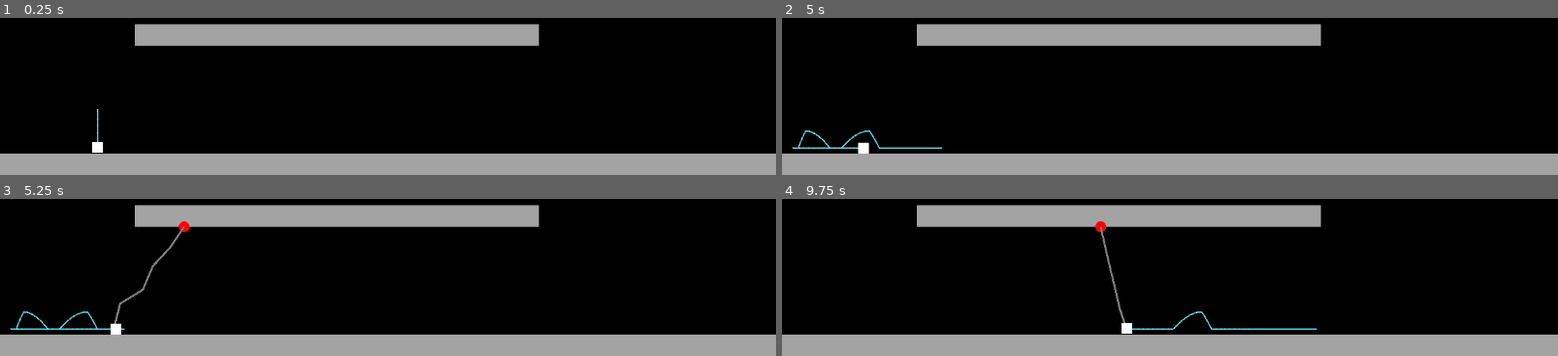
Above: before the commit, frames 1-4 (two rows, left to right).
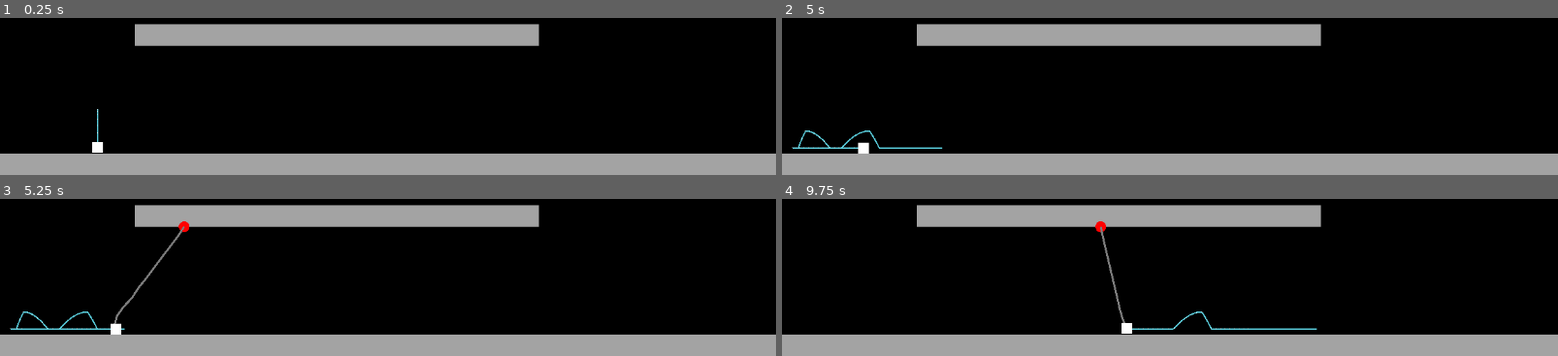
Above: after the commit, the same moments.

Repository: corodracode/rope-test
Game: Godot game, scene res://main.tscn
Same seed, same stepped clock (60 frames per second), same inputs: the game is played once before the commit and once after it.
Inputs (mouse positions are in pixels of both pictures, inside the frame that each line leads up to):
- Up to frame 1 (0.25 s): no input
- Up to frame 2 (5 s): tap Enter at 0.5 s; move the mouse to (1131, 44) at 0.52 s; hold D (right) 0.53-2.03 s; click (1131, 44) at 0.67 s; tap W (up) at 0.77, 1.52, 3.02, 3.77, 4.52 s; move the mouse to (1402, 22) at 1.27 s; move the mouse to (outside the picture) at 2.02 s; hold A (left) 2.03-4.28 s; move the mouse to (outside the picture) at 2.77 s; click (outside the picture) at 2.92 s; move the mouse to (outside the picture) at 3.52 s; move the mouse to (outside the picture) at 4.27 s; hold D (right) from 4.28 s (still down)
- Up to frame 3 (5.25 s): keep holding D (right); move the mouse to (outside the picture) at 5.02 s; click (outside the picture) at 5.17 s
- Up to frame 4 (9.75 s): move the mouse to (outside the picture) at 5.77 s; tap W (up) at 6.02, 6.77, 7.52, 9.02 s; move the mouse to (1131, 225) at 6.52 s; move the mouse to (1402, 203) at 7.27 s; click (1402, 203) at 7.42 s; move the mouse to (outside the picture) at 8.02 s; release D (right) at 8.03 s; hold A (left) 8.03-9.53 s; tap Space at 8.75 s; move the mouse to (outside the picture) at 8.77 s; tap Enter at 9.5 s; move the mouse to (outside the picture) at 9.52 s; hold D (right) from 9.53 s (still down); click (outside the picture) at 9.67 s

Frames 1-2 are identical in both runs. In frame 3, 0.3% of the frame differs, in the area x 14-24%, y 19-80%; in frame 4, less than 0.1%.

Commit message:
stsability

Diff:
--- a/player.tscn
+++ b/player.tscn
@@ -16,6 +16,7 @@
 gravity = Vector3(0, 0, 0)
 
 [node name="Player" type="CharacterBody2D"]
+collision_layer = 0
 script = ExtResource("1_4flbx")
 accel_curve = SubResource("Curve_4flbx")
 
@@ -45,6 +46,7 @@
 [node name="RopeVisual" type="Node" parent="." node_paths=PackedStringArray("player")]
 script = ExtResource("3_i3pqv")
 player = NodePath("..")
+segment_count = 10
 
 [node name="GPUParticles2D" type="GPUParticles2D" parent="."]
 amount = 50
--- a/project.godot
+++ b/project.godot
@@ -46,11 +46,6 @@
 ]
 }
 
-[physics]
-
-2d/default_linear_damp=0.0
-2d/default_angular_damp=0.0
-
 [rendering]
 
 environment/defaults/default_clear_color.editor_runtime=Color(0, 0, 0, 1)
--- a/rope_visual.gd
+++ b/rope_visual.gd
@@ -15,7 +15,7 @@
 	var rb: RigidBody2D = RigidBody2D.new()
 	var cs: CollisionShape2D = CollisionShape2D.new()
 	var circle := CircleShape2D.new()
-	circle.radius = 2
+	circle.radius = 8
 	cs.shape = circle
 	add_child(rb)
 	rb.add_child(cs)
Not shown, added: icon.png.import
